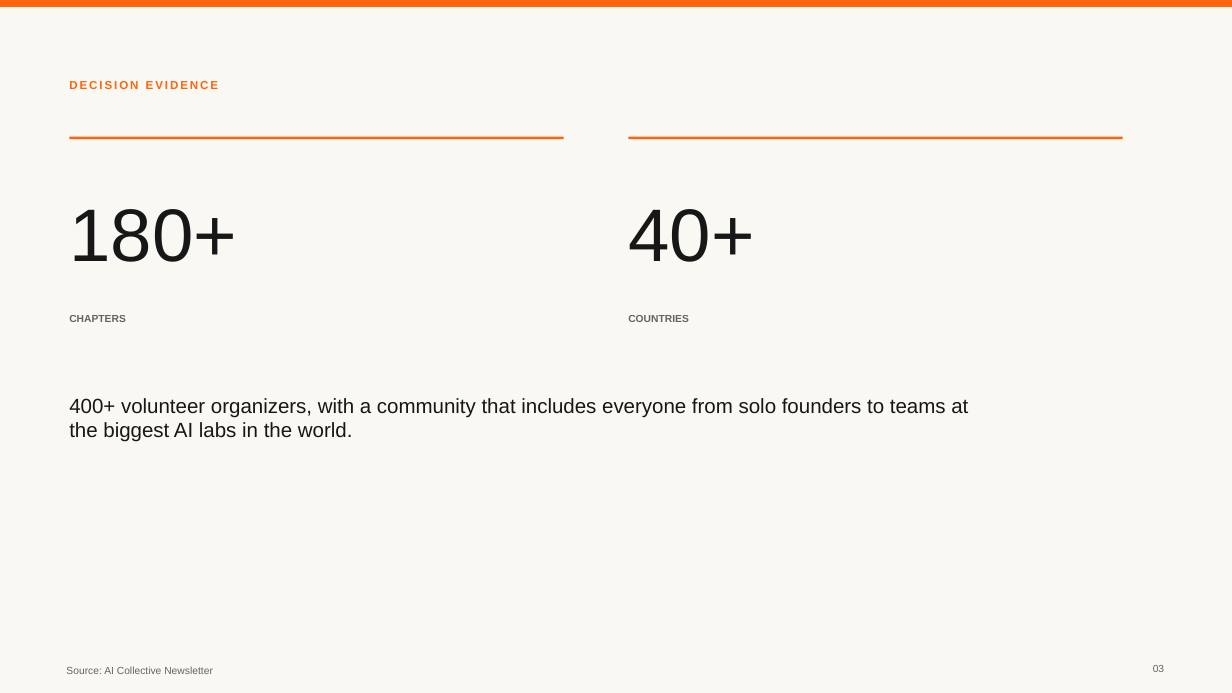
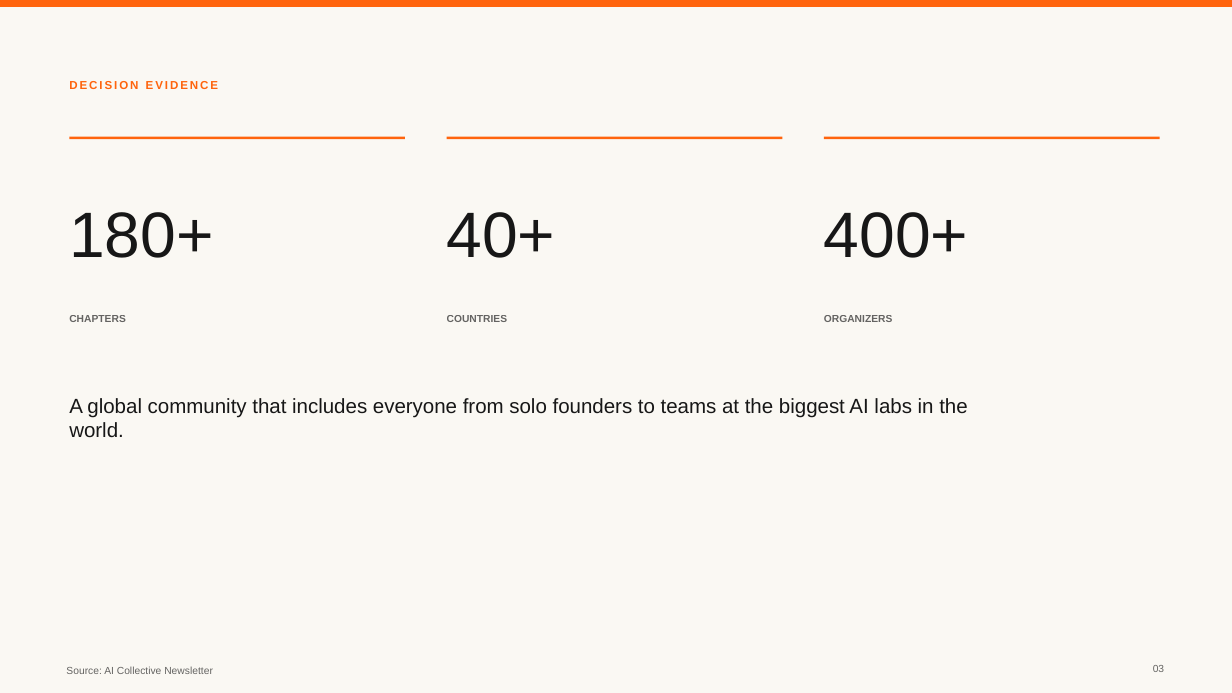
Before and after one commit to daniel-p-green/OAI-Build-Week-2026, a slide deck: slide 3 of artifacts/spikes/intent-profile-review-2026-07-15/board-presentation.pptx. Drawn at 1232x693 pixels with LibreOffice and Linux fonts; fonts in the diff are those of the drawing. Boxes give left, top, right and bottom in pixels: in the first picture for what was removed or moved away, otherwise in the second. Text is boxed around its words. In the diff, an @@ line names an element or a change of style, - is before the commit and + after.

```diff
--- a/artifacts/spikes/intent-profile-review-2026-07-15/board-presentation.pptx
+++ b/artifacts/spikes/intent-profile-review-2026-07-15/board-presentation.pptx
@@ rectangle: place and size @@
-rectangle at (69,137,564,140)
+rectangle at (69,137,405,140)
@@ rectangle added at (446,137,782,140), fill #FF640D @@
@@ rectangle: place and size @@
-rectangle at (628,137,1123,140)
+rectangle at (824,137,1160,140)
@@ text "180+" at (69,212,213,258): size 58 to 50 pt @@
@@ text "40+" at (447,212,556,258): size 58 to 50 pt @@
@@ text "40+": place and size @@
-text "40+" at (628,209,754,262)
+text "40+" at (447,212,556,258)
@@ text added at (824,212,968,258), 50 pt, text #171717 @@
+400+
@@ text "COUNTRIES": place and size @@
-text "COUNTRIES" at (628,315,689,322)
+text "COUNTRIES" at (447,315,508,322)
@@ text added at (824,315,893,322), 8 pt, text #171717 at 66% opacity, bold @@
+ORGANIZERS
@@ text at (69,398,967,438): text changed @@
-400+ volunteer organizers, with a community that includes everyone from solo founders to teams at the biggest AI labs in the world.
+A global community that includes everyone from solo founders to teams at the biggest AI labs in the world.
```
Also in this commit, not shown: 2 other slides changed, 28 other files.
